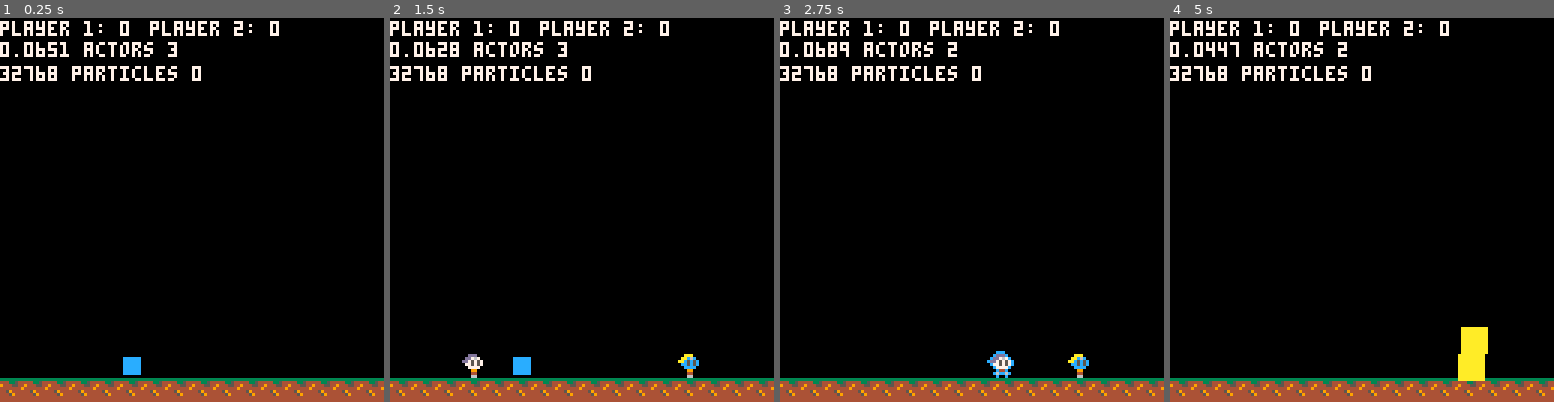
Above: before the commit, frames 1-4 (left to right).
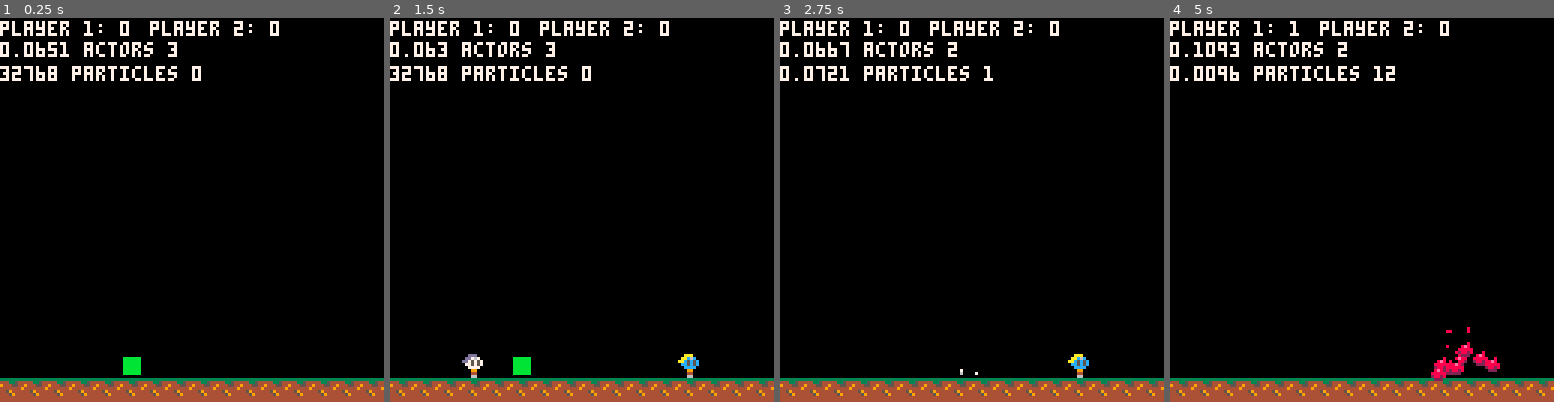
Above: after the commit, the same moments.

Repository: wesen/carts
Game: PICO-8 cartridge games/bump/bump.p8
The game is run twice, just before and just after one commit, with the same random seed, the same clock (stepped at 60 frames per second) and the same inputs.
Inputs:
- Up to frame 1 (0.25 s): no input
- Up to frame 2 (1.5 s): tap X (X key) at 0.33, 1.07 s; tap O (Z key) at 0.7 s
- Up to frame 3 (2.75 s): hold Right 1.6-2.1 s; tap O (Z key) at 1.7, 2.1, 2.5 s; tap X (X key) at 1.85 s; hold Up 2.15-2.42 s; hold Right from 2.47 s (still down)
- Up to frame 4 (5 s): tap O (Z key) every 0.4 s from 2.9 to 4.9 s; tap X (X key) at 2.97, 4.08 s; release Right at 3.03 s; hold Left 3.08-3.58 s; hold Down 3.63-3.97 s; hold Right 4.02-4.68 s; hold Up from 4.73 s (still down)

The runs differ from the first frame. In frame 1, 0.2% of the frame differs, in the area x 32-37%, y 88-93%; in frame 2, 0.8%; in frame 3, 1.0%; in frame 4, 2.3%, in the area x 0-86%, y 0-95%.

Commit message:
Add gravity tweak and invisibility

Diff:
--- a/games/bump/bump.lua
+++ b/games/bump/bump.lua
@@ -85,10 +85,11 @@
 -- bomb
 -- x superspeed
 -- x superjump
--- gravity tweak
+-- x gravity tweak
+-- balloon pulling upwards
 -- double jump
 -- dash
--- invisibility
+-- x invisibility
 -- meteors
 -- flamethrower
 -- bullet time
--- a/games/bump/bump.p8
+++ b/games/bump/bump.p8
@@ -865,6 +865,9 @@
   accel*=2
  elseif self.power_up==spr_power_up_superjump then
   jump_spd*=1.5
+ elseif self.power_up==spr_power_up_gravitytweak then
+  gravity*=0.7
+  maxfall*=0.5
  end
 
  local ground_bbox=self:bbox(0,1)
@@ -1037,6 +1040,7 @@
   return
  end
  if not self.is_teleporting then
+  if (self.power_up==spr_power_up_invisibility and frame%60<50) return
   -- local dark=0
   -- for ghost in all(self.ghosts) do
   --  dark+=8
@@ -1277,7 +1281,16 @@
 spr_power_up_superjump=42
 tiles[spr_power_up_superjump]=cls_pwrup
 powerup_colors[spr_power_up_superjump]=12
-powerup_countdowns[spr_power_up_superjump]=30
+powerup_countdowns[spr_power_up_superjump]=15
+
+spr_power_up_gravitytweak=43
+tiles[spr_power_up_gravitytweak]=cls_pwrup
+powerup_colors[spr_power_up_gravitytweak]=9
+powerup_countdowns[spr_power_up_gravitytweak]=30
+
+spr_power_up_invisibility=44
+tiles[spr_power_up_invisibility]=cls_pwrup
+powerup_countdowns[spr_power_up_invisibility]=30
 
 
 -- x gravity
@@ -1339,10 +1352,11 @@
 -- bomb
 -- x superspeed
 -- x superjump
--- gravity tweak
+-- x gravity tweak
+-- balloon pulling upwards
 -- double jump
 -- dash
--- invisibility
+-- x invisibility
 -- meteors
 -- flamethrower
 -- bullet time
@@ -1622,7 +1636,7 @@
 4040000000400001000100004100000000000000000000000140404000000040000000000000000000000000000000000000000000000000000000000000000000000000000000000000000000000000000000000000000000000000000000000000000000000000000000000000000000000000000000000000000000000000
 0000000000400040404000004100404000000000000040404040000000000000000000000000000000000000000000000000000000000000000000000000000000000000000000000000000000000000000000000000000000000000000000000000000000000000000000000000000000000000000000000000000000000000
 0000404000400000000000004105000000000000000000000000000000000000000000000000000000000000000000000000000000000000000000000000000000000000000000000000000000000000000000000000000000000000000000000000000000000000000000000000000000000000000000000000000000000000
-000000000040420000000000410005000570010000420000007100000001000000000001002a000000000000010000000000000000000000000000000000000000000000000000000000000000000000000000000000000000000000000000000000000000000000000000000000000000000000000000000000000000000000
+000000000040420000000000410005000570010000420000007100000001000000000001002c000000000000010000000000000000000000000000000000000000000000000000000000000000000000000000000000000000000000000000000000000000000000000000000000000000000000000000000000000000000000
 4444444444404044414141444044444041414141414141414140404040404040404040404040404040404040404040404000000000000000000000000000000000000000000000000000000000000000000000000000000000000000000000000000000000000000000000000000000000000000000000000000000000000000
 
 
--- a/games/bump/player.lua
+++ b/games/bump/player.lua
@@ -88,6 +88,9 @@
   accel*=2
  elseif self.power_up==spr_power_up_superjump then
   jump_spd*=1.5
+ elseif self.power_up==spr_power_up_gravitytweak then
+  gravity*=0.7
+  maxfall*=0.5
  end
 
  local ground_bbox=self:bbox(0,1)
@@ -260,6 +263,7 @@
   return
  end
  if not self.is_teleporting then
+  if (self.power_up==spr_power_up_invisibility and frame%60<50) return
   -- local dark=0
   -- for ghost in all(self.ghosts) do
   --  dark+=8
--- a/games/bump/power-ups.lua
+++ b/games/bump/power-ups.lua
@@ -62,4 +62,13 @@
 spr_power_up_superjump=42
 tiles[spr_power_up_superjump]=cls_pwrup
 powerup_colors[spr_power_up_superjump]=12
-powerup_countdowns[spr_power_up_superjump]=30
+powerup_countdowns[spr_power_up_superjump]=15
+
+spr_power_up_gravitytweak=43
+tiles[spr_power_up_gravitytweak]=cls_pwrup
+powerup_colors[spr_power_up_gravitytweak]=9
+powerup_countdowns[spr_power_up_gravitytweak]=30
+
+spr_power_up_invisibility=44
+tiles[spr_power_up_invisibility]=cls_pwrup
+powerup_countdowns[spr_power_up_invisibility]=30
